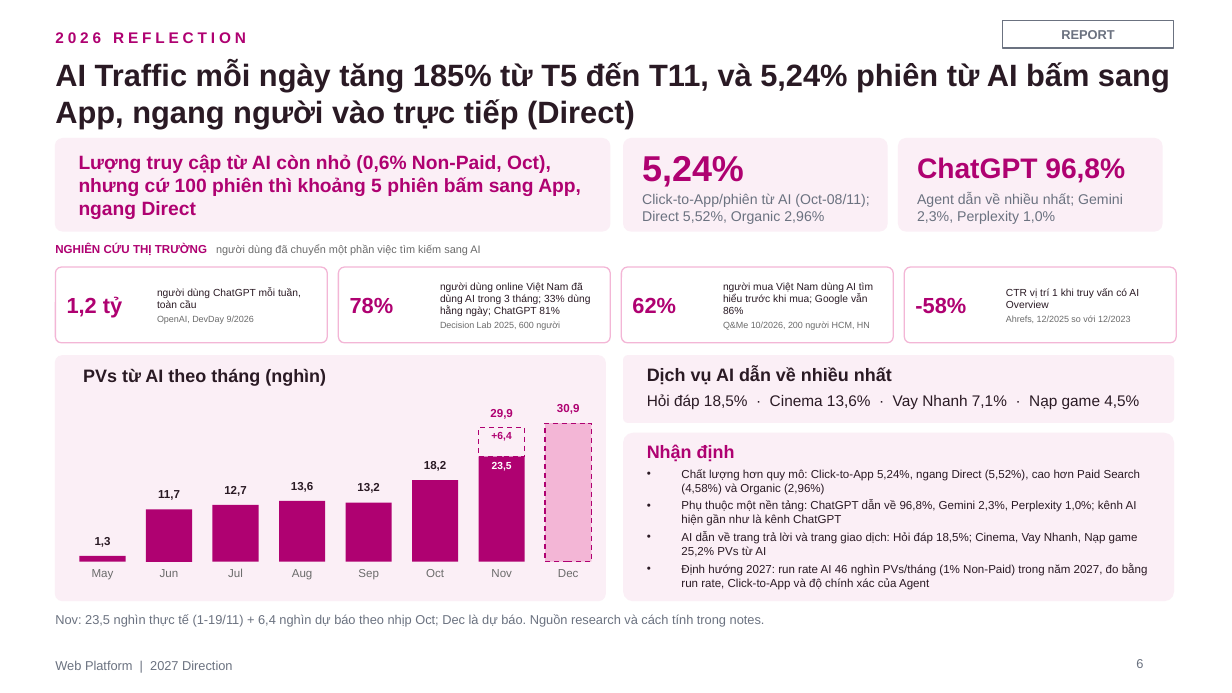
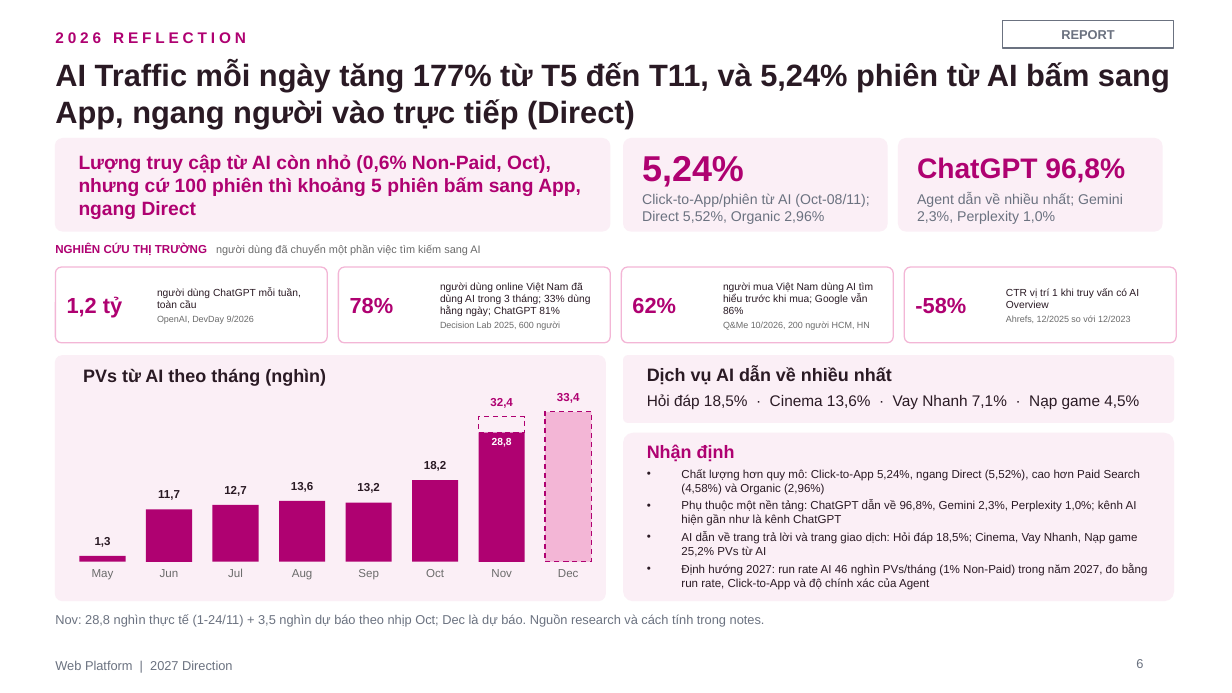
Before and after one commit to stormhoang/hienho-knowledgebase, a slide deck: slide 6 of 07_REPORTS/docs/strategy/2027 Direction - Web Platform (Framework).pptx. Drawn at 1232x693 pixels with LibreOffice and Linux fonts; fonts in the diff are those of the drawing. Boxes give left, top, right and bottom in pixels: in the first picture for what was removed or moved away, otherwise in the second. Text is boxed around its words. In the diff, an @@ line names an element or a change of style, - is before the commit and + after.

```diff
--- a/07_REPORTS/docs/strategy/2027 Direction - Web Platform (Framework).pptx
+++ b/07_REPORTS/docs/strategy/2027 Direction - Web Platform (Framework).pptx
@@ text at (x1=55, y1=61, x2=1170, y2=128): text changed @@
-AI Traffic mỗi ngày tăng 185% từ T5 đến T11, và 5,24% phiên từ AI bấm sang App, ngang người vào trực tiếp (Direct)
+AI Traffic mỗi ngày tăng 177% từ T5 đến T11, và 5,24% phiên từ AI bấm sang App, ngang người vào trực tiếp (Direct)
@@ rectangle resized from (x1=479, y1=428, x2=525, y2=457) to (x1=479, y1=417, x2=525, y2=433) @@
@@ text at (x1=490, y1=398, x2=512, y2=408): text changed @@
-29,9
+32,4
@@ rectangle resized from (x1=545, y1=423, x2=592, y2=562) to (x1=545, y1=412, x2=592, y2=562) @@
@@ text at (x1=557, y1=393, x2=579, y2=403): text changed @@
-30,9
+33,4
@@ rectangle resized from (x1=479, y1=457, x2=525, y2=562) to (x1=479, y1=433, x2=525, y2=562) @@
@@ text removed at (x1=491, y1=432, x2=511, y2=441) @@
-+6,4
@@ text at (x1=492, y1=438, x2=512, y2=447): text changed @@
-23,5
+28,8
@@ text at (x1=55, y1=614, x2=765, y2=627): text changed @@
-Nov: 23,5 nghìn thực tế (1-19/11) + 6,4 nghìn dự báo theo nhịp Oct; Dec là dự báo. Nguồn research và cách tính trong notes.
+Nov: 28,8 nghìn thực tế (1-24/11) + 3,5 nghìn dự báo theo nhịp Oct; Dec là dự báo. Nguồn research và cách tính trong notes.
```
Also in this commit, not shown: 17 other slides changed.
